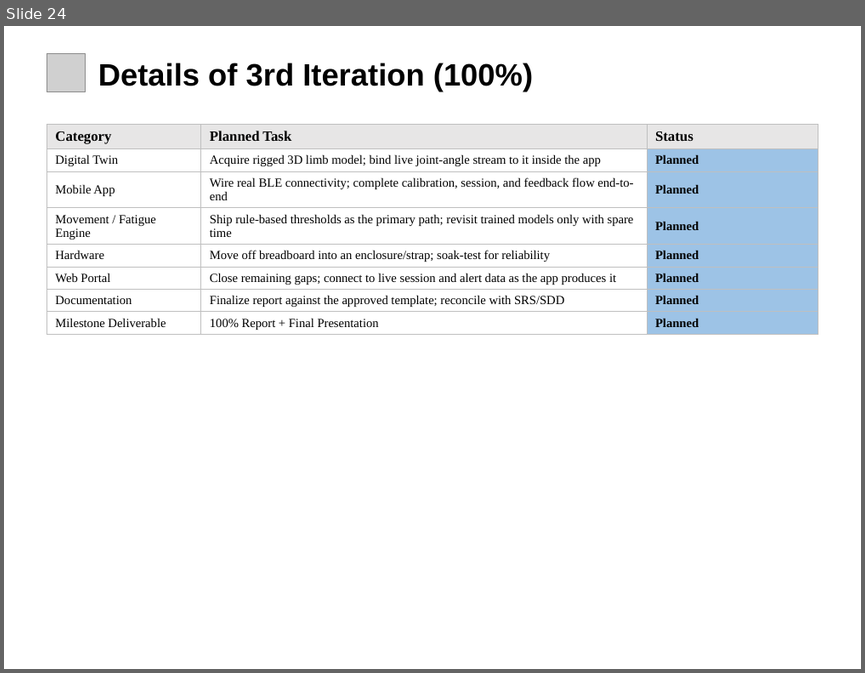
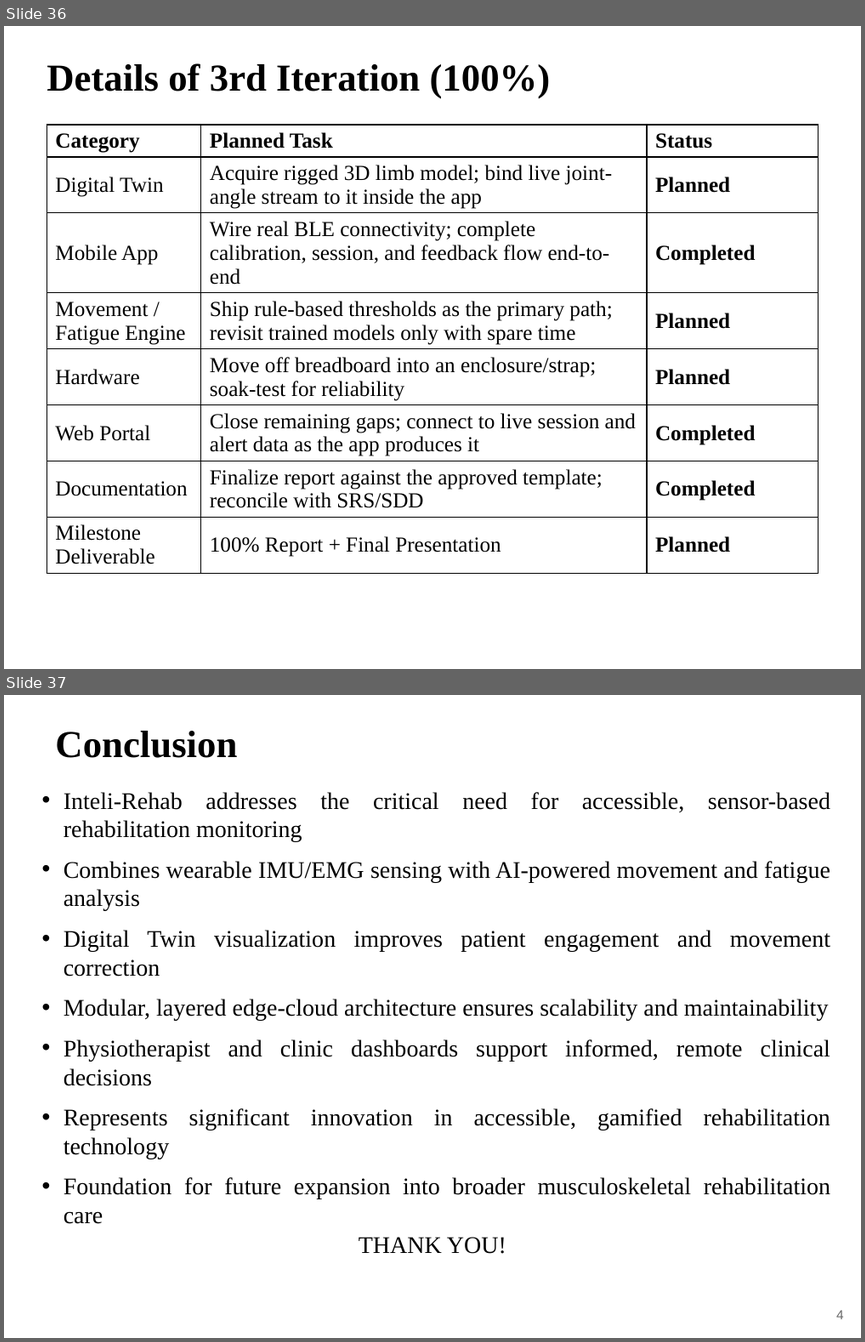
Before and after one commit to Tehreem-cmpsc/intelirehab, a slide deck: docs/presentations/InteliRehab_60_Percent_Presentation.pptx. Shown one above the other, each under a label of ours: slide 24 before the commit, slides 36 and 37 after it. The pictures are 865x673 and 865x1342 pixels, drawn with LibreOffice and Linux fonts; fonts in the diff are those of the drawing; grey boxes stand for pictures. Boxes give left, top, right and bottom in pixels: in the first picture for what was removed or moved away, otherwise in the second. Text is boxed around its words. In the diff, an @@ line names an element or a change of style, - is before the commit and + after.

```diff
--- a/docs/presentations/InteliRehab_60_Percent_Presentation.pptx
+++ b/docs/presentations/InteliRehab_60_Percent_Presentation.pptx
@@ slide 37 added at <box>4,695,861,1338</box>, background #FFFFFF @@
@@ text added at <box>55,731,237,758</box>, 32 pt, text #000000, bold @@
+Conclusion
@@ text added at <box>64,792,830,1195</box>, 20 pt, text #000000 @@
+• Inteli-Rehab addresses the critical need for accessible, sensor-based rehabilitation monitoring
+• Combines wearable IMU/EMG sensing with AI-powered movement and fatigue analysis
+• Digital Twin visualization improves patient engagement and movement correction
+• Modular, layered edge-cloud architecture ensures scalability and maintainability
+• Physiotherapist and clinic dashboards support informed, remote clinical decisions
+• Represents significant innovation in accessible, gamified rehabilitation technology
+• Foundation for future expansion into broader musculoskeletal rehabilitation care
@@ text added at <box>358,1236,506,1253</box>, 20 pt, text #000000 @@
+THANK YOU!
@@ text added at <box>836,1310,844,1319</box>, 11 pt, text #666666 @@
+4
@@ what was slide 24 is now slide 36 @@
@@ slide 36 changed as well @@
@@ text "Details of 3rd Iteration (100%)": place and size @@
-text "Details of 3rd Iteration (100%)" at <box>98,63,533,92</box>
+text "Details of 3rd Iteration (100%)" at <box>46,63,551,98</box>
@@ text "Details of 3rd Iteration (100%)" at <box>46,63,551,98</box>: size 26 to 32 pt, font Arial to Times New Roman @@
@@ picture removed at <box>46,53,86,92</box> @@
@@ table at <box>46,125,818,604</box> @@
-row 3, column 3: Planned
+row 3, column 3: Completed
-row 6, column 3: Planned
+row 6, column 3: Completed
-row 7, column 3: Planned
+row 7, column 3: Completed
@@ fill #E7E6E6 to none in row 1 @@
@@ fill #9DC3E6 to none in 7 cells @@
@@ size 12 to 18 pt in "Category", "Planned Task", "Status" @@
@@ size 10.5 to 18 pt @@
@@ borders changed @@
```
Also in this commit, not shown: 12 other slides changed, 23 other slides added, 12 slides removed, 55 other files.
